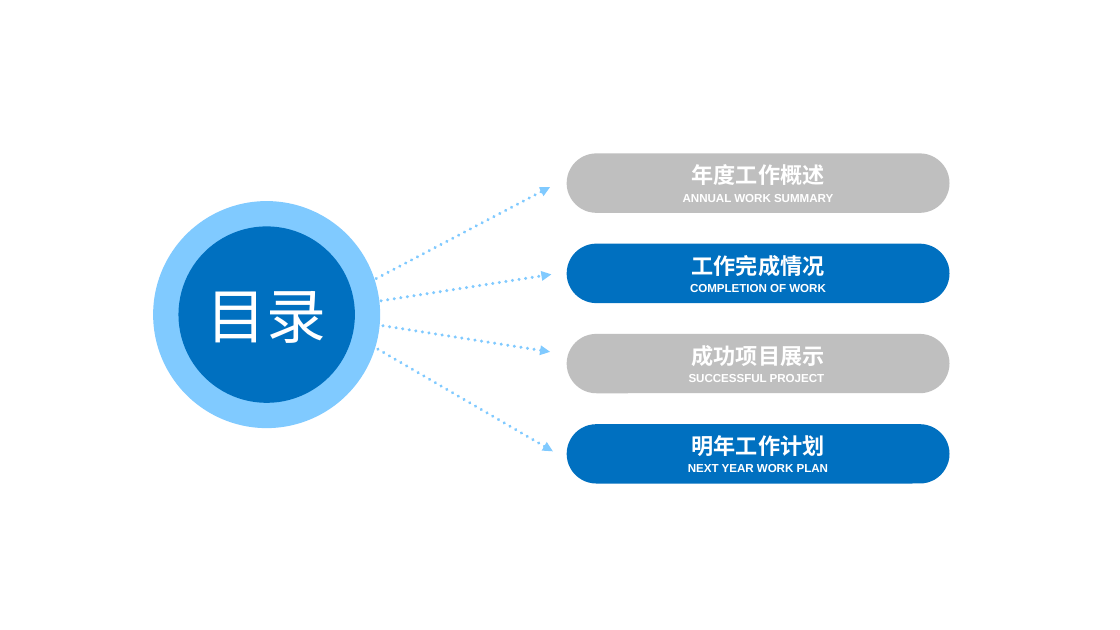
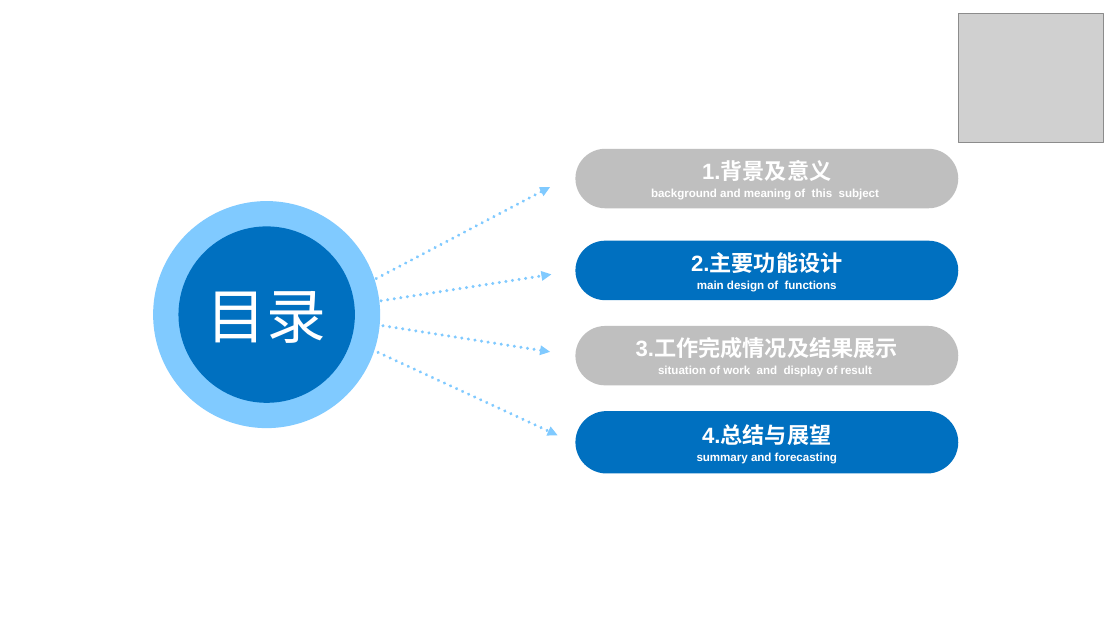
Before and after one commit to dengdengkai/graduation_final, a slide deck: slide 2 of 附件（本册存放系统源码（可运行的工程文件）+答辩PPT）/20153160653_邓凯_毕业设计最终答辩PPT.pptx. Drawn at 1120x630 pixels with LibreOffice and Linux fonts; fonts in the diff are those of the drawing; grey boxes stand for pictures. Boxes give left, top, right and bottom in pixels: in the first picture for what was removed or moved away, otherwise in the second. Text is boxed around its words. In the diff, an @@ line names an element or a change of style, - is before the commit and + after.

```diff
--- a/附件（本册存放系统源码（可运行的工程文件）+答辩PPT）/20153160653_邓凯_毕业设计最终答辩PPT.pptx
+++ b/附件（本册存放系统源码（可运行的工程文件）+答辩PPT）/20153160653_邓凯_毕业设计最终答辩PPT.pptx
@@ picture added at bbox=[958, 14, 1103, 143] @@
@@ rounded rectangle "1.背景及意义": place and size @@
-rounded rectangle "1.背景及意义" at bbox=[567, 154, 950, 213]
+rounded rectangle "1.背景及意义" at bbox=[576, 149, 959, 209]
@@ text in rounded rectangle at bbox=[651, 161, 879, 199]: text changed @@
-年度工作概述
-ANNUAL WORK SUMMARY
+1.背景及意义
+background and meaning of this subject
@@ rounded rectangle "2.主要功能设计": place and size @@
-rounded rectangle "2.主要功能设计" at bbox=[567, 244, 950, 303]
+rounded rectangle "2.主要功能设计" at bbox=[576, 241, 959, 300]
@@ text in rounded rectangle at bbox=[691, 253, 842, 292]: text changed @@
-工作完成情况
-COMPLETION OF WORK
+2.主要功能设计
+main design of functions
@@ rounded rectangle "3.工作完成情况及结果展示": place and size @@
-rounded rectangle "3.工作完成情况及结果展示" at bbox=[567, 334, 950, 394]
+rounded rectangle "3.工作完成情况及结果展示" at bbox=[576, 326, 959, 386]
@@ arrow moved from (355, 336) - (553, 452) to (366, 347) - (558, 435) @@
@@ text in rounded rectangle at bbox=[636, 338, 898, 376]: text changed @@
-成功项目展示
-SUCCESSFUL PROJECT
+3.工作完成情况及结果展示
+situation of work and display of result
@@ rounded rectangle "4.总结与展望": place and size @@
-rounded rectangle "4.总结与展望" at bbox=[567, 425, 950, 484]
+rounded rectangle "4.总结与展望" at bbox=[575, 411, 958, 473]
@@ text in rounded rectangle at bbox=[697, 425, 837, 464]: text changed @@
-明年工作计划
-NEXT YEAR WORK PLAN
+4.总结与展望
+summary and forecasting
```
Also in this commit, not shown: 1 other slide changed, 25 slides added, 21 slides removed, 3 other files.
